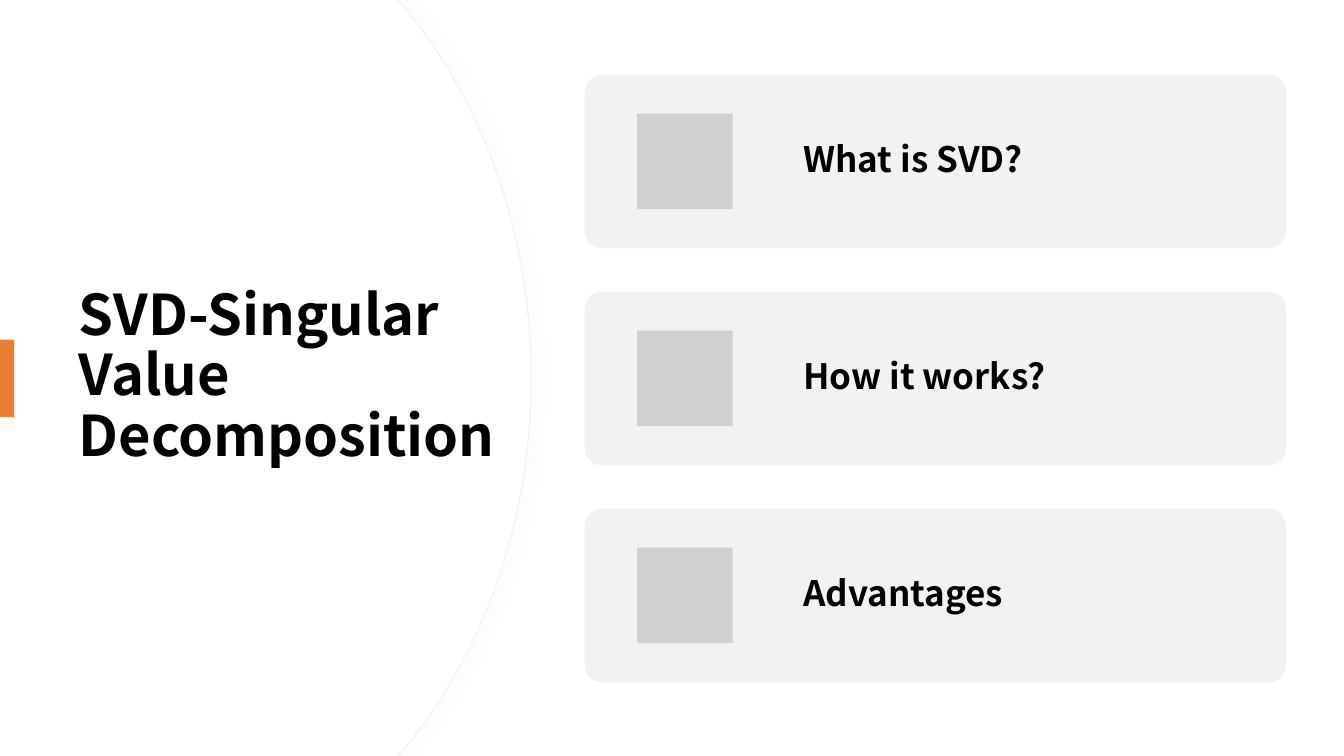
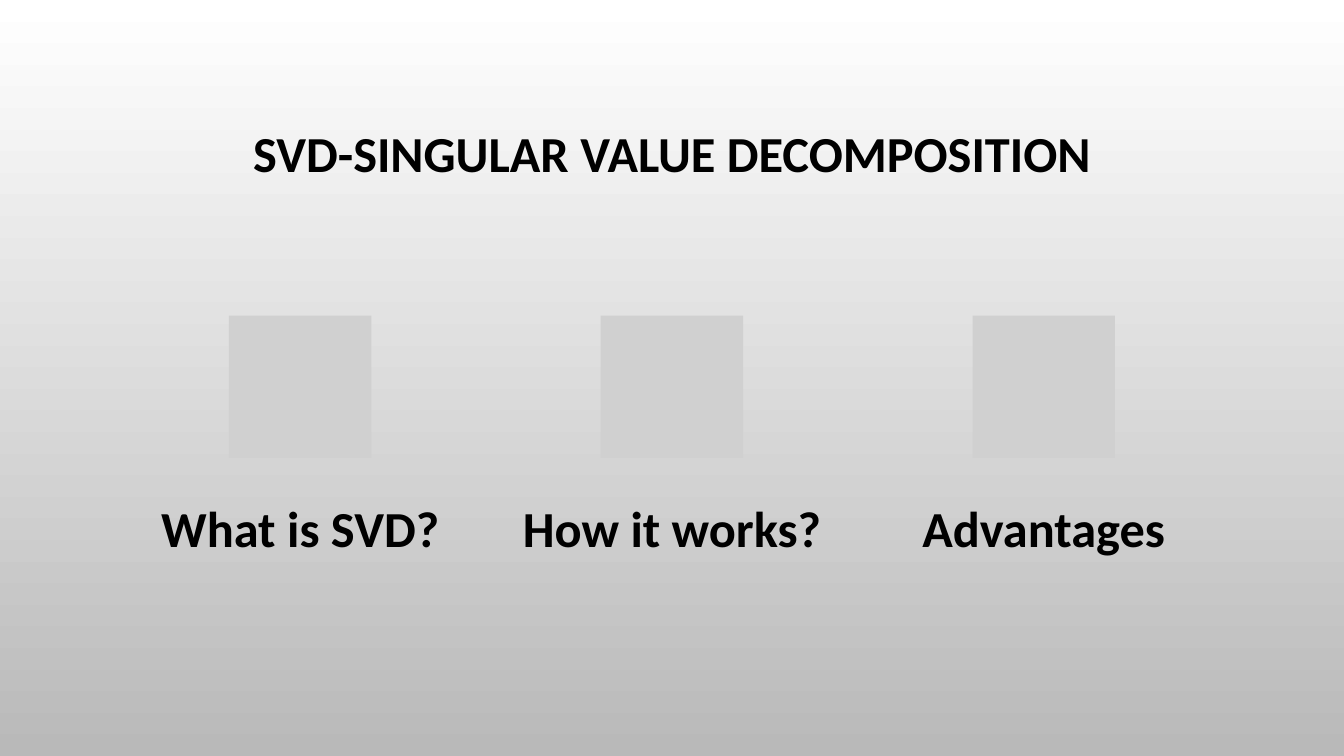
Before and after one commit to susie682/752-project, a slide deck: slide 9 of Commerce Product Recommendation with Spark ML-PPT - V2.pptx. Drawn at 1344x756 pixels with LibreOffice and Linux fonts; fonts in the diff are those of the drawing; grey boxes stand for pictures; background and template pictures are left out. Boxes give left, top, right and bottom in pixels: in the first picture for what was removed or moved away, otherwise in the second. Text is boxed around its words. In the diff, an @@ line names an element or a change of style, - is before the commit and + after.

Commit message:
format

```diff
--- a/Commerce Product Recommendation with Spark ML-PPT - V2.pptx
+++ b/Commerce Product Recommendation with Spark ML-PPT - V2.pptx
@@ background #FFFFFF to picture (left out) @@
@@ freeform shape removed at [0,0,531,756] @@
@@ freeform shape removed at [0,0,530,756] @@
@@ title at [253,139,1091,173]: text changed; size 40 to 36 pt; font Noto Sans CJK SC to Calibri @@
-SVD-Singular Value Decomposition
+SVD-SINGULAR VALUE DECOMPOSITION
@@ picture added at [229,316,371,458] @@
@@ picture added at [601,316,743,458] @@
@@ picture: place and size @@
-picture at [637,547,733,643]
+picture at [973,316,1115,458]
@@ rectangle removed at [0,340,14,417] @@
@@ text "What is SVD?": place and size @@
-text "What is SVD?" at [804,143,1022,173]
+text "What is SVD?" at [161,511,439,548]
@@ size 25 to 36 pt, font Noto Sans CJK SC to Calibri; alignment left to centre; line spacing 0.9 to 1; more space between paragraphs; vertical alignment middle to top in 3 elements at [922,511,1165,556], [161,511,439,548], [523,511,821,548] @@
@@ text "How it works?": place and size @@
-text "How it works?" at [804,360,1046,390]
+text "How it works?" at [523,511,821,548]
@@ group removed at [585,75,1287,683]: 3 rounded rectangles, 2 pictures @@
@@ text "Advantages": place and size @@
-text "Advantages" at [804,578,1004,615]
+text "Advantages" at [922,511,1165,556]
```
Also in this commit, not shown: 14 other slides changed.
